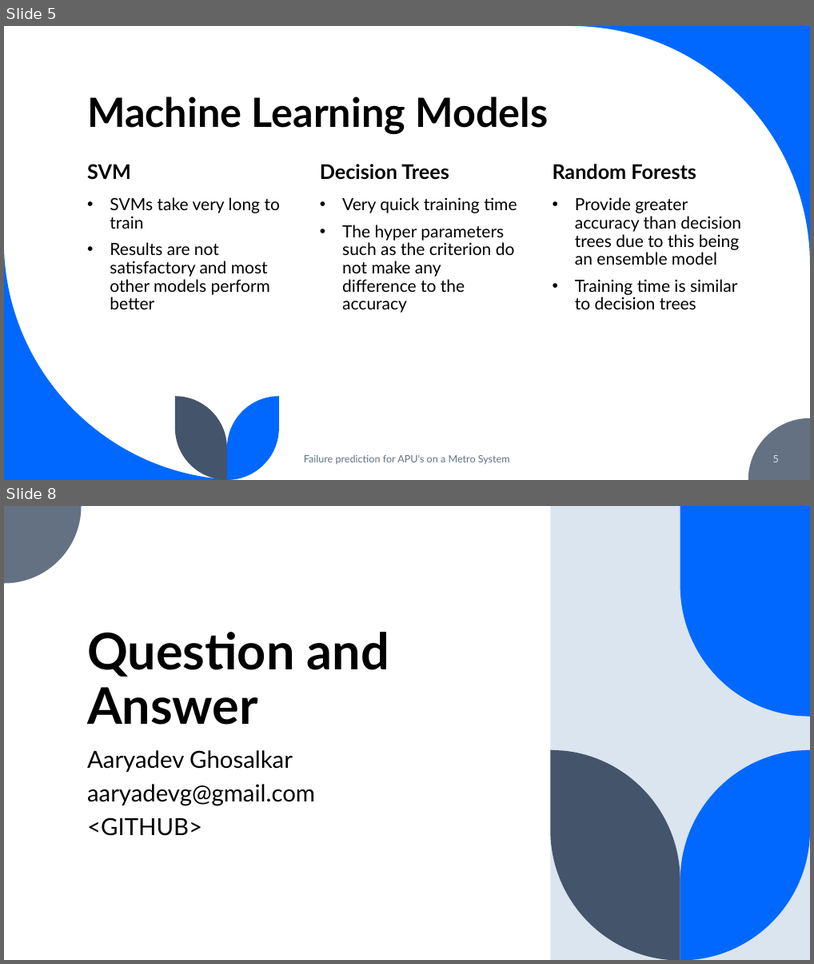
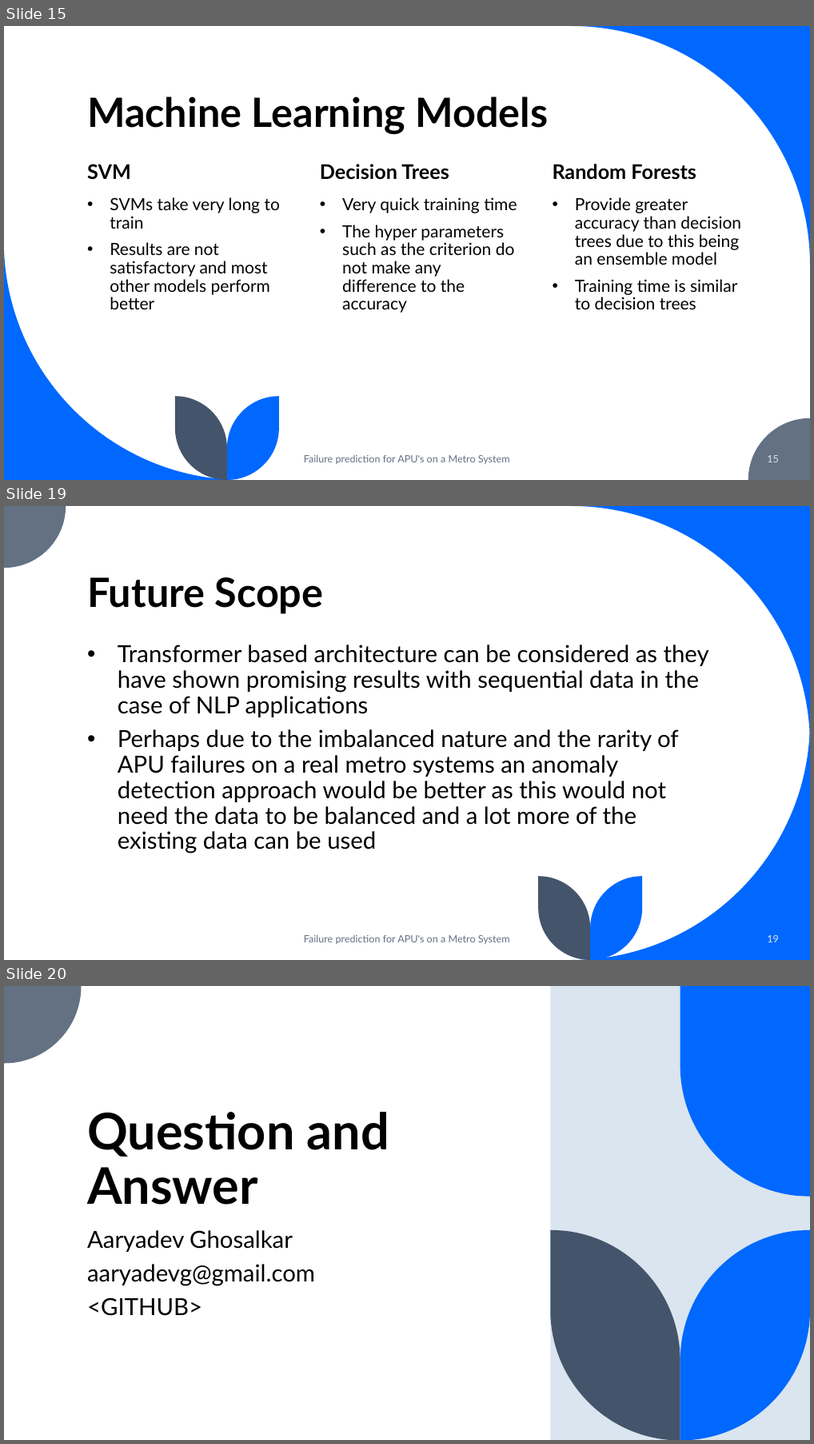
Before and after one commit to aaryadevg/Metro_PdM_Research, a slide deck: Paper/Viva.pptx. Shown one above the other, each under a label of ours: slides 5 and 8 before the commit, slides 15, 19 and 20 after it; the slides between them are not shown. The pictures are 814x964 and 814x1444 pixels, drawn with LibreOffice and Linux fonts; fonts in the diff are those of the drawing. Boxes give left, top, right and bottom in pixels: in the first picture for what was removed or moved away, otherwise in the second. Text is boxed around its words. In the diff, an @@ line names an element or a change of style, - is before the commit and + after.

```diff
--- a/Paper/Viva.pptx
+++ b/Paper/Viva.pptx
@@ slide 19 added at bbox=[4, 506, 810, 960], background #FFFFFF @@
@@ freeform shape added at bbox=[4, 506, 66, 568], fill #637183 @@
@@ freeform shape added at bbox=[571, 506, 810, 745], fill #0068FF @@
@@ title added at bbox=[87, 577, 324, 614], 48 pt, text #000000, bold @@
+Future Scope
@@ text added at bbox=[118, 644, 710, 853], 28 pt, text #000000 @@
+• Transformer based architecture can be considered as they have shown promising results with sequential data in the case of NLP applications
+• Perhaps due to the imbalanced nature and the rarity of APU failures on a real metro systems an anomaly detection approach would be better as this would not need the data to be balanced and a lot more of the existing data can be used
@@ freeform shape added at bbox=[571, 720, 810, 960], fill #0068FF @@
@@ freeform shape added at bbox=[539, 876, 591, 960], fill #44546A @@
@@ freeform shape added at bbox=[591, 876, 643, 960], fill #0068FF @@
@@ text added at bbox=[304, 935, 510, 944], 12 pt, text #637183 @@
+Failure prediction for APU's on a Metro System
@@ page number added at bbox=[767, 935, 779, 942], 12 pt, text #DAE5EF @@
+19
@@ what was slide 5 is now slide 15 @@
@@ page number at bbox=[767, 455, 779, 462]: text changed @@
-5
+15
@@ what was slide 8 is now slide 20 @@
```
Also in this commit, not shown: 5 slides changed, 11 other slides added, 15 other files.
